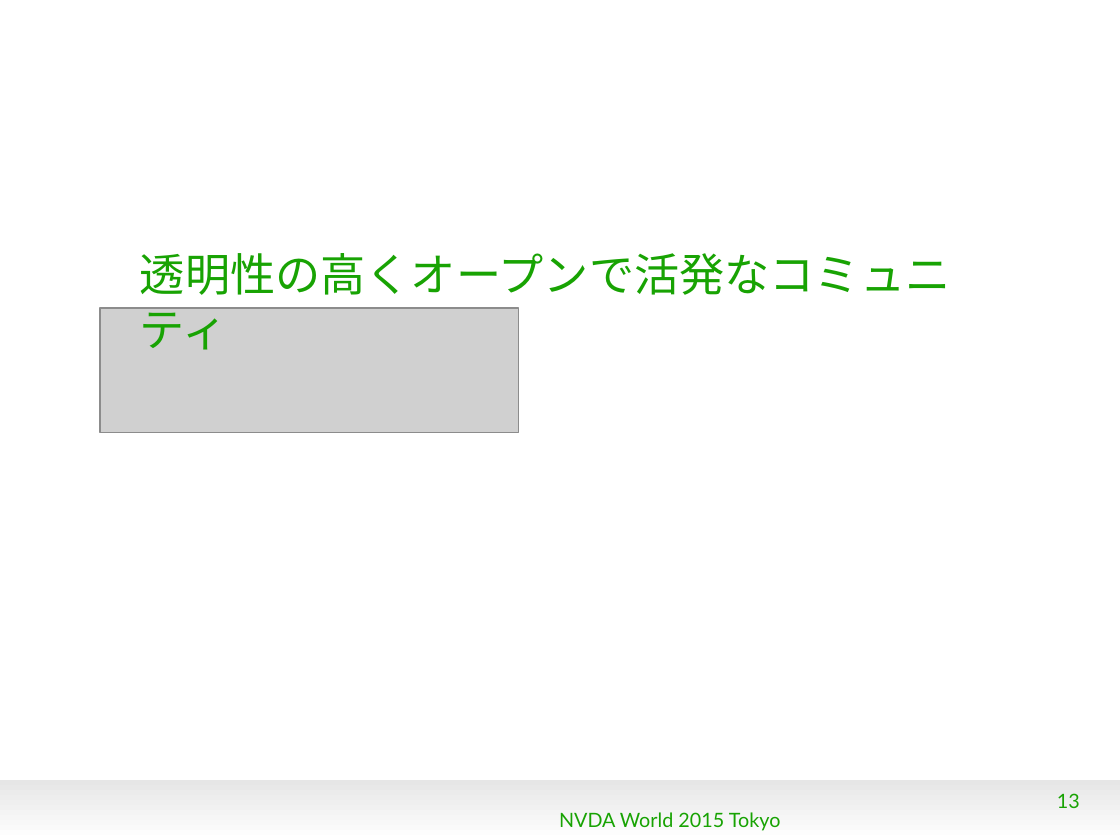
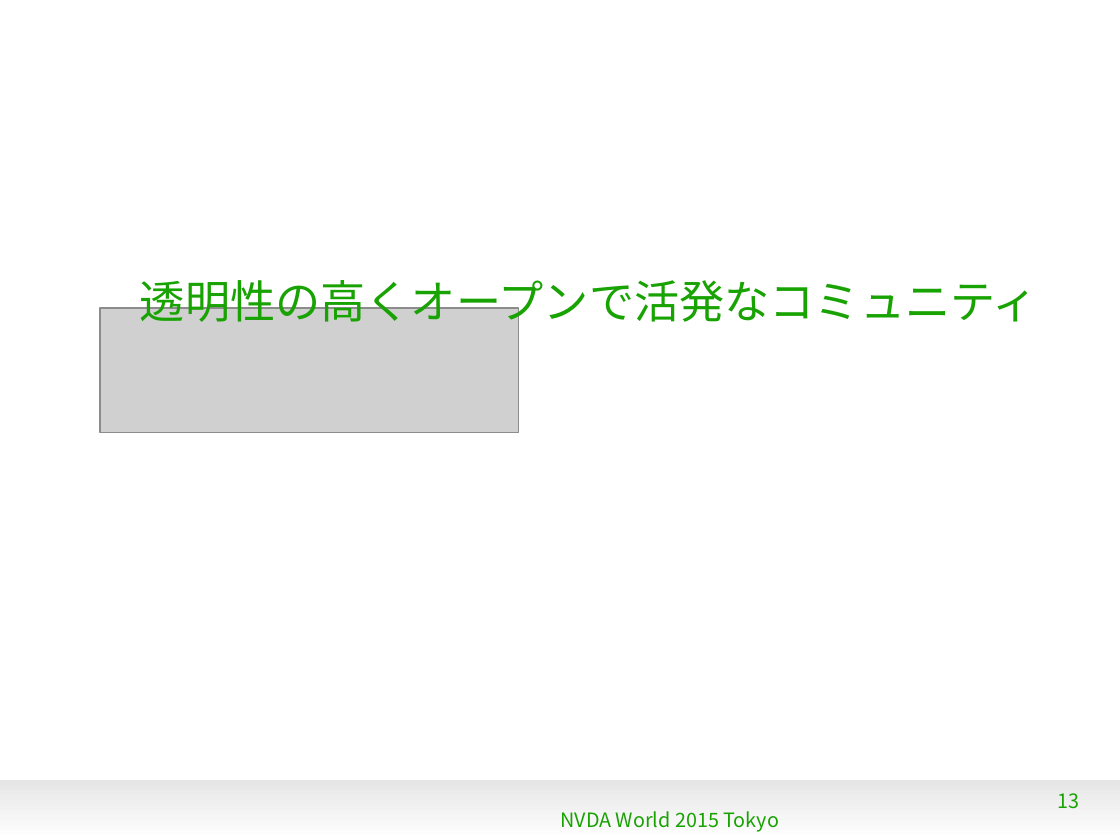
Before and after one commit to naruoga/KantoLibreOffice, a slide deck: slide 13 of others/NVDAworld2015.odp. Drawn at 1120x840 pixels with LibreOffice and Linux fonts; fonts in the diff are those of the drawing; grey boxes stand for pictures; background and template pictures are left out. Boxes give left, top, right and bottom in pixels: in the first picture for what was removed or moved away, otherwise in the second. Text is boxed around its words. In the diff, an @@ line names an element or a change of style, - is before the commit and + after.

```diff
--- a/others/NVDAworld2015.odp
+++ b/others/NVDAworld2015.odp
@@ title "透明性の高くオープンで活発なコミュニティ" rewrapped from [140, 253, 950, 350] to [140, 280, 1038, 330] @@
@@ text "NVDA World 2015 Tokyo" at [560, 811, 780, 832]: font Lato to Noto Sans CJK JP @@
@@ page number at [1058, 793, 1080, 809]: font Lato to Noto Sans CJK JP @@
```
Also in this commit, not shown: 23 other slides changed.
